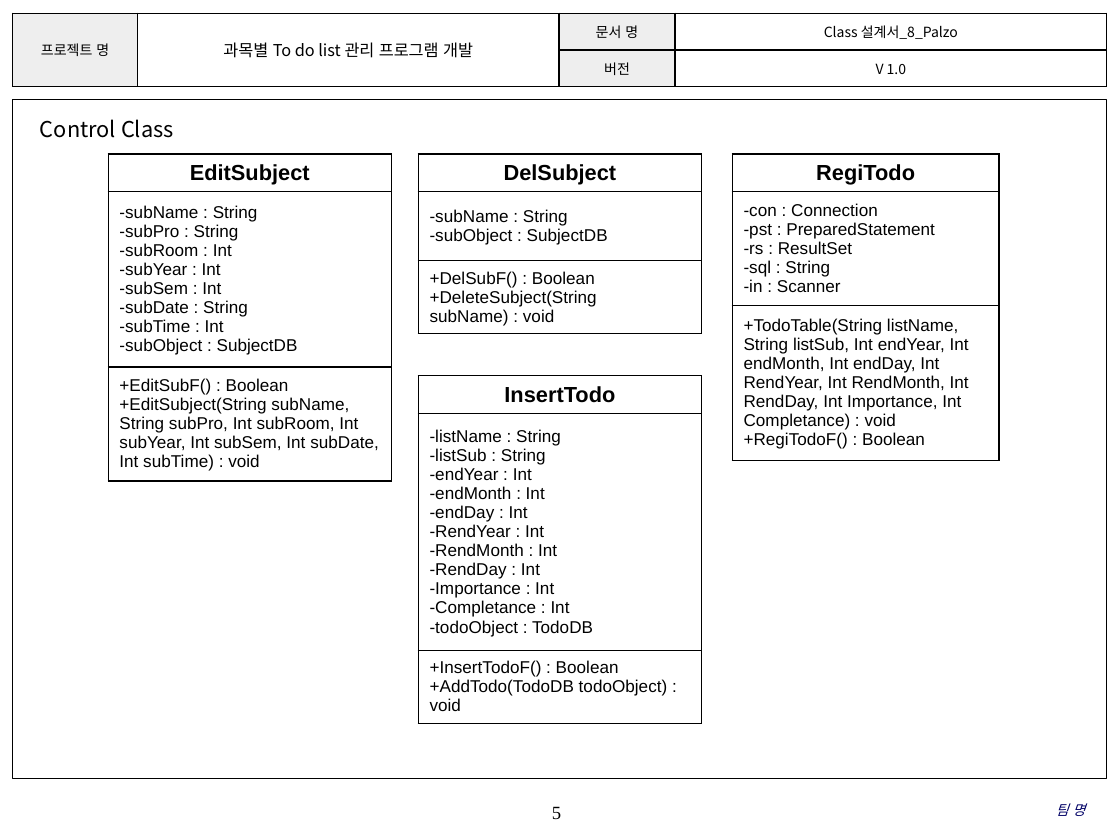
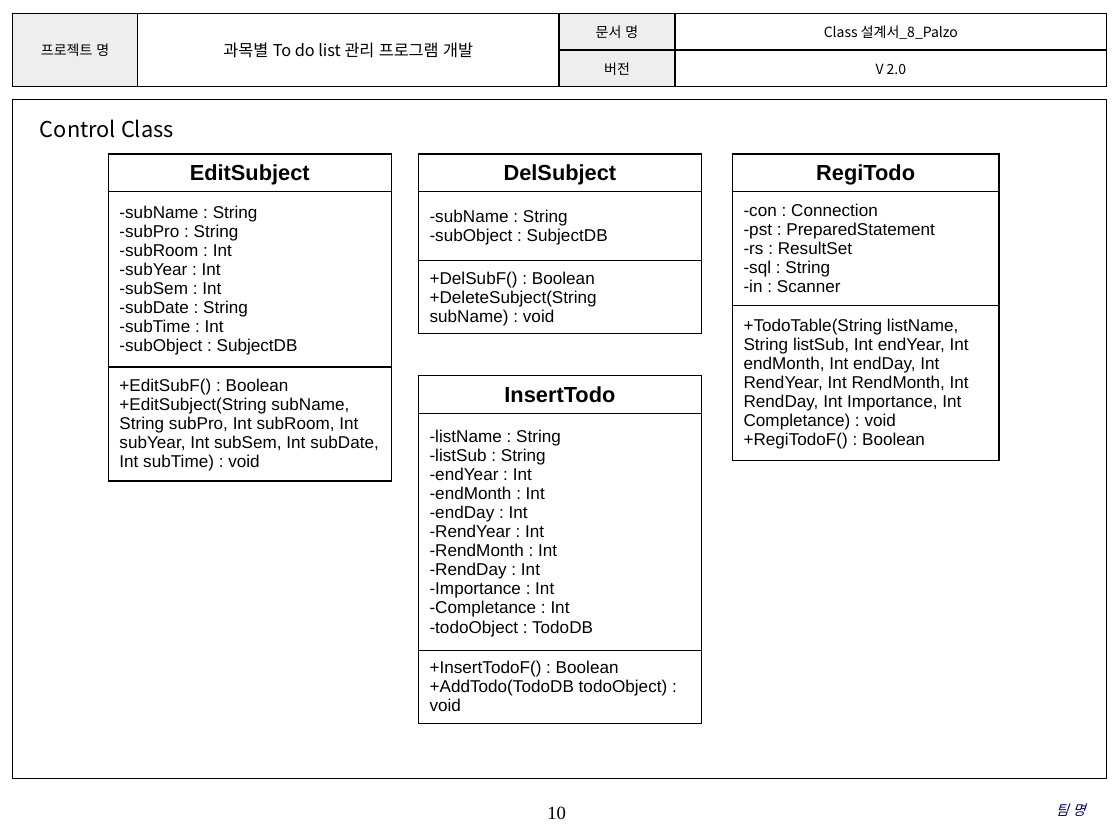
Before and after one commit to SMU-SE-Admin/18-1_8_PALZO_Doc, a slide deck: slide 10 of 03 설계/Class 설계서_8_Palzo.pptx (slide 5 before the commit). Drawn at 1120x840 pixels with LibreOffice and Linux fonts; fonts in the diff are those of the drawing; background and template pictures are left out. Boxes give left, top, right and bottom in pixels: in the first picture for what was removed or moved away, otherwise in the second. Text is boxed around its words. In the diff, an @@ line names an element or a change of style, - is before the commit and + after.

```diff
--- a/03 설계/Class 설계서_8_Palzo.pptx
+++ b/03 설계/Class 설계서_8_Palzo.pptx
@@ table at box(12, 13, 1107, 86) @@
-row 2, column 4: V 1.0
+row 2, column 4: V 2.0
@@ page number at box(547, 806, 566, 819): text changed @@
-5
+10
```
Also in this commit, not shown: 7 other slides changed, 5 slides added.
